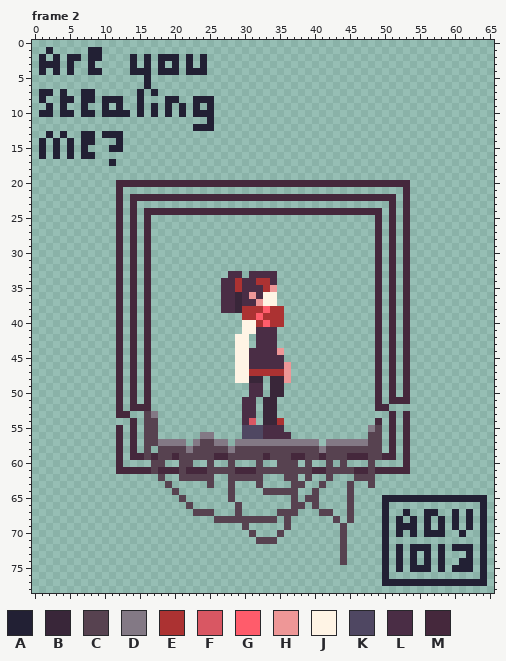
Two states of a animated GIF sprite, landing.gif. The picture above was drawn from the file before the commit.
The file is 264x316 pixels, drawn in blocks of 4x4; one block is one cell here. Shown: frame 2. The commit also changed other frames, which this record leaves out.
Palette (. is transparent): A #222034  B #392639  C #574250  D #837985  E #ac3232  F #d95763  G #ff5c6b  H #ee9797  J #fff4e5  K #4f4762  L #4a2d45  M #45283c
Pixels before, frame 2 (only the part around the change), first column x 1:
 9 .A.A..A..A.A..A.A.A.A.A.A........................................
10 AA.AA.AA.AAAA.A.A.A.A.AAA........................................
11 ........................A........................................
12 ......................AAA........................................
13 .A.A..AA.AAA.....................................................
14 A.A.A.AA...A.....................................................
15 A.A.A.A...AA.....................................................
16 A.A.A.AA.........................................................
17 ..........A......................................................
18 .................................................................
19 .................................................................
20 ...........MMMMMMMMMMMMMMMMMMMMMMMMMMMMMMMMMMMMMMMMMM............
21 ...........M........................................M............
22 ...........M.MMMMMMMMMMMMMMMMMMMMMMMMMMMMMMMMMMMMMM.M............
23 ...........M.M....................................M.M............
24 ...........M.M.MMMMMMMMMMMMMMMMMMMMMMMMMMMMMMMMMM.M.M............
25 ...........M.M.M................................M.M.M............
26 ...........M.M.M................................M.M.M............
27 ...........M.M.M................................M.M.M............
28 ...........M.M.M................................M.M.M............
29 ...........M.M.M................................M.M.M............
30 ...........M.M.M................................M.M.M............
31 ...........M.M.M................................M.M.M............
32 ...........M.M.M................................M.M.M............
33 ...........M.M.M...........LL.LLLL..............M.M.M............
34 ...........M.M.M..........LLELLEEL..............M.M.M............
35 ...........M.M.M..........LLELLLEH..............M.M.M............
36 ...........M.M.M..........LLBLHLJJ..............M.M.M............
37 ...........M.M.M..........LLBLLHJJ..............M.M.M............
38 ...........M.M.M..........LLBEEEGEE.............M.M.M............
39 ...........M.M.M.............EEGEEE.............M.M.M............
40 ...........M.M.M.............JJEGEE.............M.M.M............
41 ...........M.M.M.............JJLLL..............M.M.M............
42 ...........M.M.M............JJ.LLL..............M.M.M............
43 ...........M.M.M............JJ.LLL..............M.M.M............
44 ...........M.M.M............JJLLLLH.............M.M.M............
45 ...........M.M.M............JJLLLLL.............M.M.M............
46 ...........M.M.M............JJLLLLLH............M.M.M............
47 ...........M.M.M............JJEEEEEH............M.M.M............
48 ...........M.M.M............JJBB.BBH............M.M.M............
49 ...........M.M.M..............LL.BB.............M.M.M............
50 ...........M.M.M..............LL.BB.............M.M.M............
51 ...........M.M.M.............LL.BB..............M.MMM............
52 ...........M.MMM.............LL.BB..............MM...............
53 ...........MM..CD............LL.BB................M.M............
54 .............M.CC............LF.BBE.............M.M.M............
55 ...........M.M.CC............KKKLLL............DC.M.M............
56 ...........M.M.CC......DD....KKKLLLL...........CC.M.M............
57 ...........M.M.CCDDDD.DCCDD.DDDDDDDDDDDD.DDDDDDCC.M.M............
58 ...........M.M.C.CCCCDCCCCCDCCCCCCCCCCCCDCCCCCCCC.M.M............
59 ...........M.MMCMCCMCCCCCMMCCCCCMCCCMMCCMCCCMMMCCMM.M............
60 ...........M....CC..CC..C..C...C..CCC.C..C.C...C....M............
61 ...........MMMMMCMMMCMMMCCCCMMMCCCCCCCCMMCCCCMMCMMMMM............
62 .................C..CCCCC..CCCCC...CC.C..C...CCC.................
63 ..................C.....C..C...C....CC..C...C..C.................
64 ...................C.......C....CCCCC..C....C....................
65 ....................C......C........C.CC....C....AAAAAAAAAAAAAAA.
66 .....................C......C.......CC.C....C....A.............A.
67 ......................CCC...C.....CCC...CC..C....A..A..AA..A.A.A.
68 .........................CCCCCCCCC.C......C.C....A.A.A.A.A.A.A.A.
Now the later version:
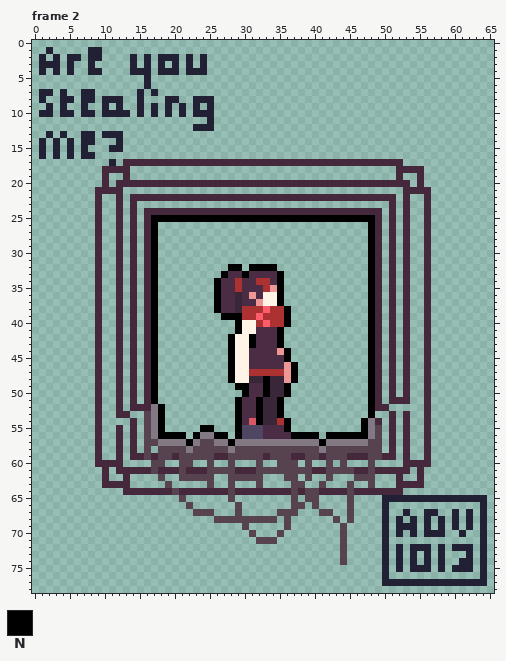
Colours new in this view: N #000000
What changed:
Frame 2:
y 17: x 13..52 ........................................ -> MMMMMMMMMMMMMMMMMMMMMMMMMMMMMMMMMMMMMMMM
y 18: x 10..13 .... -> MMMM; x 52..55 .... -> MMMM
y 19: x 10 . -> M; x 13 . -> M; x 52 . -> M; x 55 . -> M
y 20: x 10 . -> M; x 55 . -> M
y 21: x 9..11 ... -> MMM; x 54..56 ... -> MMM
y 22..24: x 9 . -> M; x 56 . -> M
y 25: x 9 . -> M; x 17..48 ................................ -> NNNNNNNNNNNNNNNNNNNNNNNNNNNNNNNN; x 56 . -> M
y 26..31: x 9 . -> M; x 17 . -> N; x 48 . -> N; x 56 . -> M
y 32: x 9 . -> M; x 17 . -> N; x 28..29 .. -> NN; x 31..34 .... -> NNNN; x 48 . -> N; x 56 . -> M
y 33: x 9 . -> M; x 17 . -> N; x 27 . -> N; x 30 . -> N; x 35 . -> N; x 48 . -> N; x 56 . -> M
y 34..37: x 9 . -> M; x 17 . -> N; x 26 . -> N; x 35 . -> N; x 48 . -> N; x 56 . -> M
y 38: x 9 . -> M; x 17 . -> N; x 26 . -> N; x 36 . -> N; x 48 . -> N; x 56 . -> M
y 39: x 9 . -> M; x 17 . -> N; x 27..29 ... -> NNN; x 36 . -> N; x 48 . -> N; x 56 . -> M
y 40: x 9 . -> M; x 17 . -> N; x 29 . -> N; x 36 . -> N; x 48 . -> N; x 56 . -> M
y 41: x 9 . -> M; x 17 . -> N; x 29 . -> N; x 35 . -> N; x 48 . -> N; x 56 . -> M
y 42..43: x 9 . -> M; x 17 . -> N; x 28 . -> N; x 31 . -> N; x 35 . -> N; x 48 . -> N; x 56 . -> M
y 44..45: x 9 . -> M; x 17 . -> N; x 28 . -> N; x 36 . -> N; x 48 . -> N; x 56 . -> M
y 46..47: x 9 . -> M; x 17 . -> N; x 28 . -> N; x 37 . -> N; x 48 . -> N; x 56 . -> M
y 48: x 9 . -> M; x 17 . -> N; x 28 . -> N; x 33 . -> N; x 37 . -> N; x 48 . -> N; x 56 . -> M
y 49: x 9 . -> M; x 17 . -> N; x 29..30 .. -> NN; x 33 . -> N; x 36 . -> N; x 48 . -> N; x 56 . -> M
y 50: x 9 . -> M; x 17 . -> N; x 30 . -> N; x 33 . -> N; x 36 . -> N; x 48 . -> N; x 56 . -> M
y 51: x 9 . -> M; x 17 . -> N; x 29 . -> N; x 32 . -> N; x 35 . -> N; x 48 . -> N; x 56 . -> M
y 52: x 9 . -> M; x 17..18 .. -> DN; x 29 . -> N; x 32 . -> N; x 35 . -> N; x 48 . -> N; x 56 . -> M
y 53: x 9 . -> M; x 18 . -> N; x 29 . -> N; x 32 . -> N; x 35 . -> N; x 48 . -> N; x 56 . -> M
y 54: x 9 . -> M; x 17..18 C. -> DN; x 29 . -> N; x 32 . -> N; x 36 . -> N; x 47..48 .. -> ND; x 56 . -> M
y 55: x 9 . -> M; x 17..18 C. -> DN; x 24..25 .. -> NN; x 29 . -> N; x 36 . -> N; x 47 . -> N; x 56 . -> M
y 56: x 9 . -> M; x 17..21 C.... -> DNNNN; x 23 . -> N; x 26..27 .. -> NN; x 29 . -> N; x 37..40 .... -> NNNN; x 42..48 ......C -> NNNNNND; x 56 . -> M
y 57: x 9 . -> M; x 22 . -> N; x 28 . -> N; x 41 . -> N; x 56 . -> M
y 58..59: x 9 . -> M; x 56 . -> M
y 60: x 9..11 ... -> MMM; x 54..56 ... -> MMM
y 61: x 10 . -> M; x 55 . -> M
y 62: x 10 . -> M; x 13 . -> M; x 52 . -> M; x 55 . -> M
y 63: x 10..13 .... -> MMMM; x 52..55 .... -> MMMM
y 64: x 13..19 ....... -> MMMMMMM; x 21..27 ....... -> MMMMMMM; x 29..36 ....CCCC -> MMMMMMMM; x 38..39 .. -> MC; x 41..44 .... -> MMMM; x 46..52 ....... -> MMMMMMM
Changed places in both pictures, as pixel boxes (x1, y1, x2, y2):
changed: (95, 159, 431, 495)
